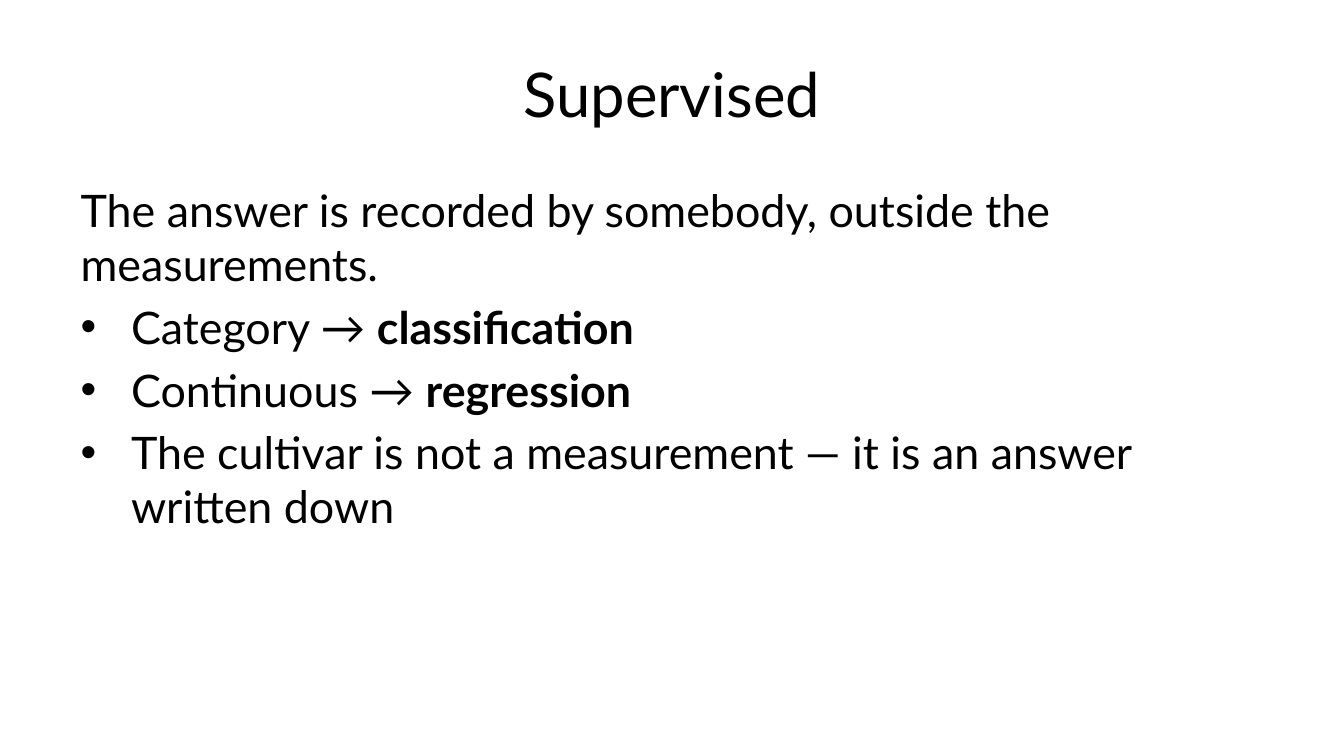
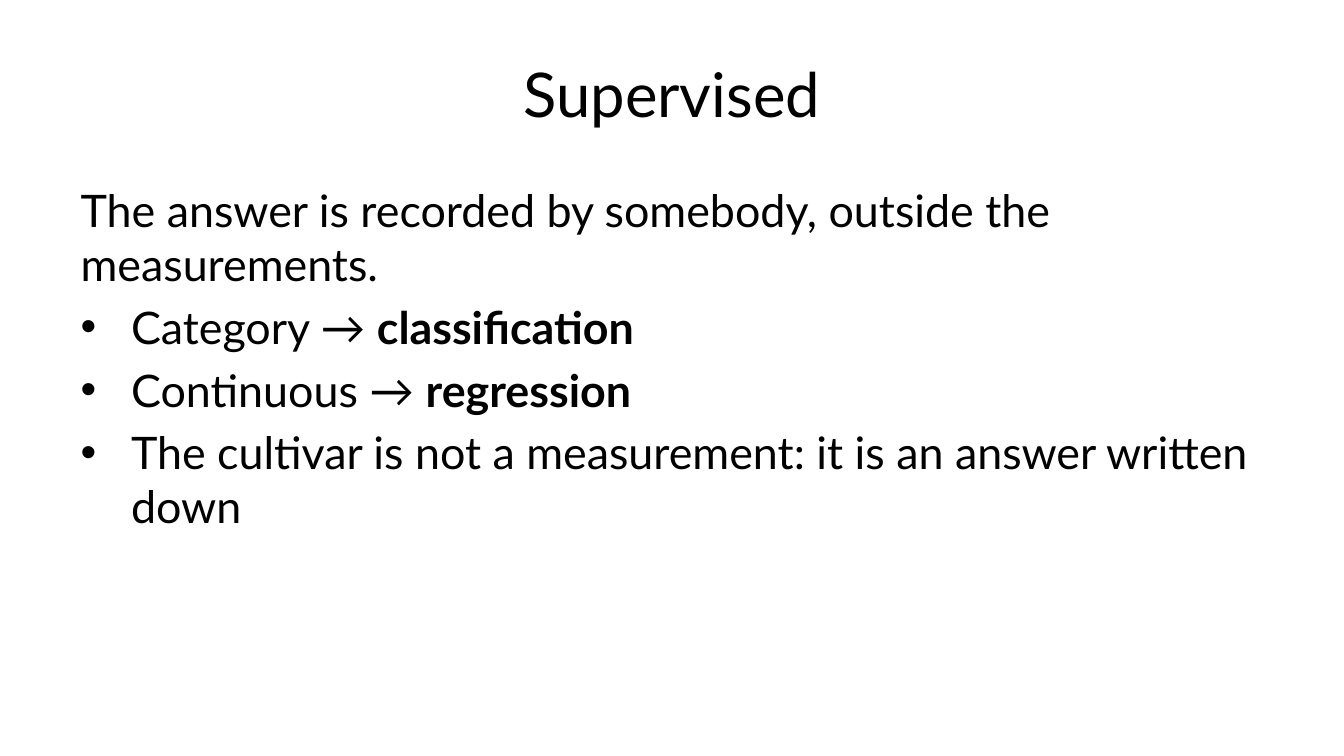
Before and after one commit to fabioantonini/technologies-for-artificial-intelligence, a slide deck: slide 33 of Lessons/01_introduction_and_workflow/Slides/introduction_and_workflow_slides.pptx. Drawn at 1344x756 pixels with LibreOffice and Linux fonts; fonts in the diff are those of the drawing; background and template pictures are left out. Boxes give left, top, right and bottom in pixels: in the first picture for what was removed or moved away, otherwise in the second. Text is boxed around its words. In the diff, an @@ line names an element or a change of style, - is before the commit and + after.

```diff
--- a/Lessons/01_introduction_and_workflow/Slides/introduction_and_workflow_slides.pptx
+++ b/Lessons/01_introduction_and_workflow/Slides/introduction_and_workflow_slides.pptx
@@ text at [131, 436, 1247, 524]: text changed @@
-• The cultivar is not a measurement — it is an answer written down
+• The cultivar is not a measurement: it is an answer written down
```
Also in this commit, not shown: 2 other slides changed, 5 other files.
